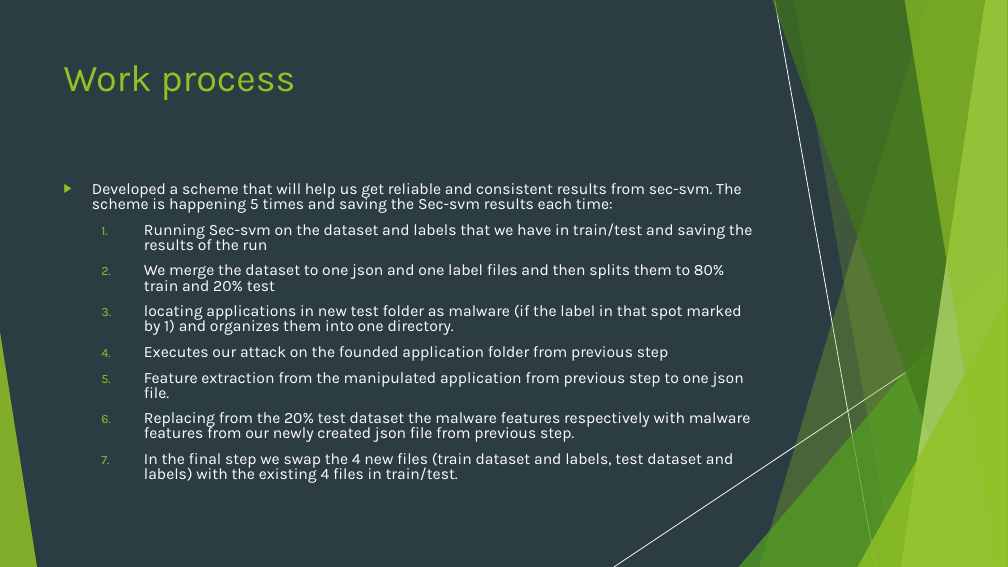
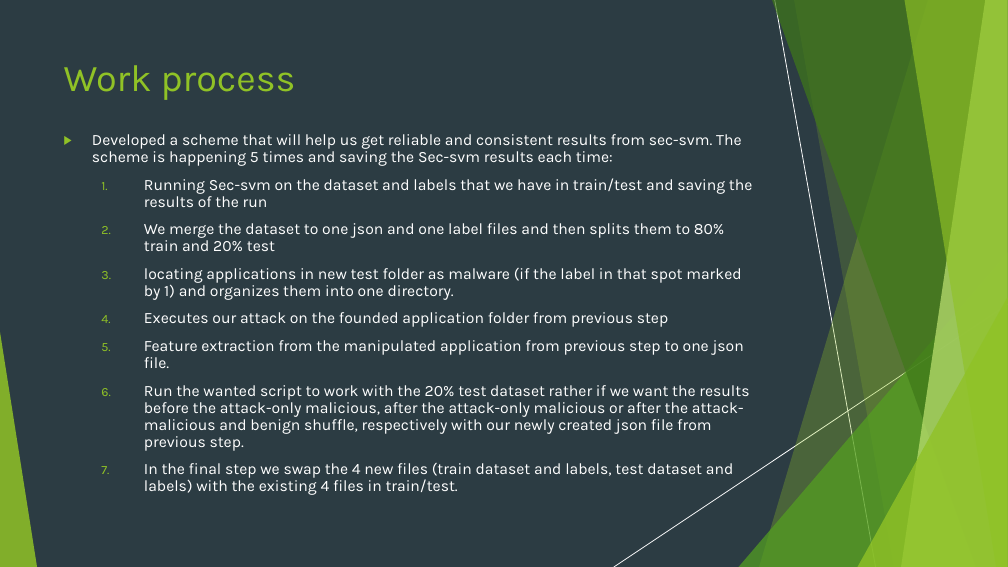
Before and after one commit to nivtal9/Sec-SVM-Final-Project, a slide deck: slide 8 of Sec-svm-demonstration.pptx. Drawn at 1008x567 pixels with LibreOffice and Linux fonts; fonts in the diff are those of the drawing. Boxes give left, top, right and bottom in pixels: in the first picture for what was removed or moved away, otherwise in the second. Text is boxed around its words. In the diff, an @@ line names an element or a change of style, - is before the commit and + after.

Commit message:
added scripts for various testing and final_results.txt

```diff
--- a/Sec-svm-demonstration.pptx
+++ b/Sec-svm-demonstration.pptx
@@ text "Developed a scheme that will ...": place and size @@
-text "Developed a scheme that will ..." at (92, 183, 753, 483)
+text "Developed a scheme that will ..." at (92, 134, 753, 495)
@@ text at (92, 134, 753, 495): line spacing 0.8 to 0.9 @@
@@ text at (144, 385, 749, 451): text changed @@
-  6. Replacing from the 20% test dataset the malware features respectively with malware features from our newly created json file from previous step.
+  6. Run the wanted script to work with the 20% test dataset rather if we want the results before the attack-only malicious, after the attack-only malicious or after the attack-malicious and benign shuffle, respectively with our newly created json file from previous step.
```
Also in this commit, not shown: 2 other slides changed, 9 slides added, 3 other files.
